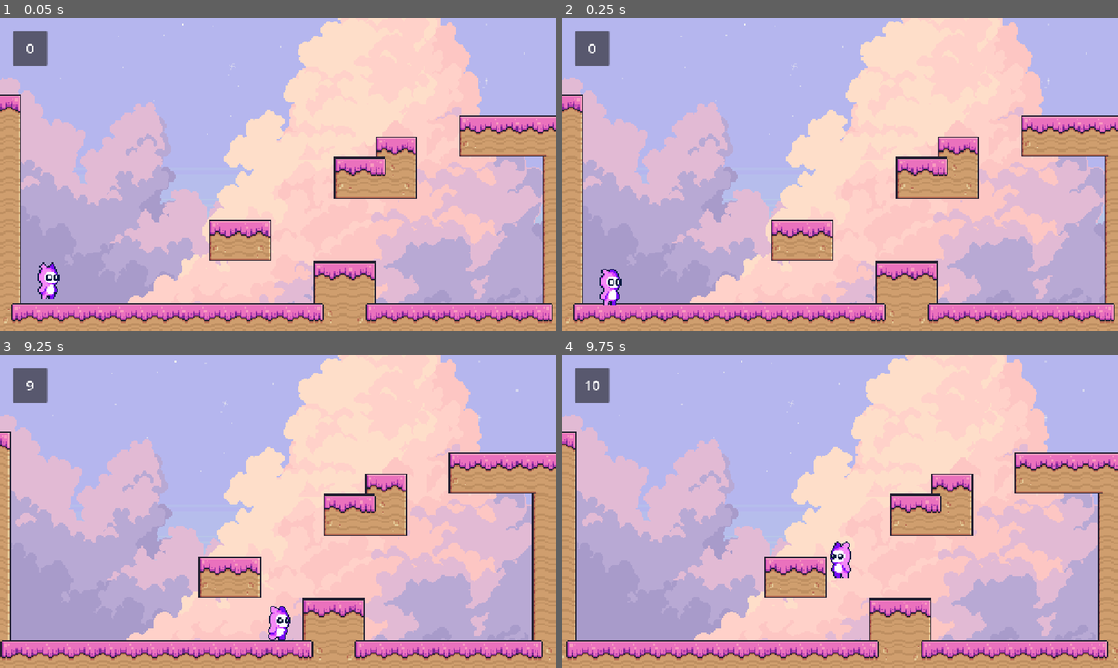
Above: before the commit, frames 1-4 (two rows, left to right).
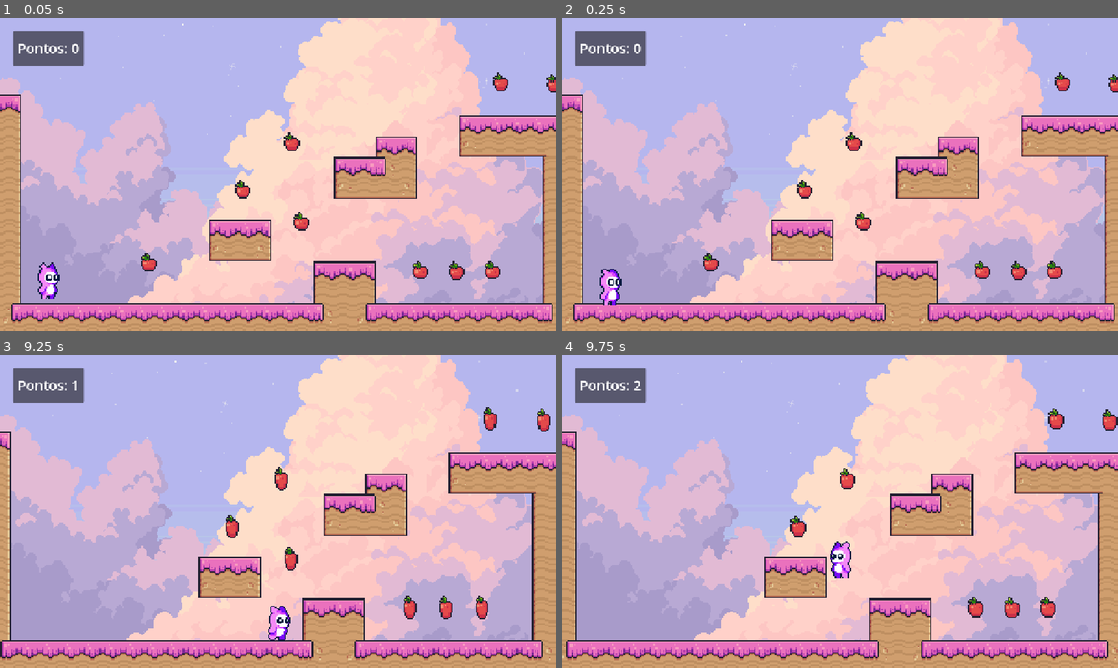
Above: after the commit, the same moments.

Repository: leticiavdtx/Projeto_Godot_LETICIA
Game: Godot game, scene res://scenes/main.tscn
Two runs of this game, one before a commit and one after it. Both use one fixed random seed, a clock stepped at 60 frames per second and the inputs below.
Inputs:
- Up to frame 1 (0.05 s): no input
- Up to frame 2 (0.25 s): no input
- Up to frame 3 (9.25 s): tap Enter (ui_accept) at 0.5 s; hold Space (pular) 0.53-1.28 s; hold Right (mover_direita) 0.53-2.03 s; tap Space (pular) at 1.35, 1.52, 1.82, 2.85, 3.02, 3.32, 4.35, 4.52, 4.82, 5.85, 6.02, 6.32, 7.35, 7.52, 7.82, 8.85, 9.02 s; hold Left (mover_esquerda) 2.03-2.78 s; hold Space (pular) 2.03-2.78 s; hold Right (mover_direita) 2.78-4.28 s; hold Space (pular) 3.53-4.28 s; hold Left (mover_esquerda) 4.28-5.03 s; hold Right (mover_direita) 5.03-5.78 s; hold Space (pular) 5.03-5.78 s; hold Left (mover_esquerda) 5.78-7.28 s; hold Space (pular) 6.53-7.28 s; hold Right (mover_direita) from 7.28 s (still down); hold Space (pular) 8.03-8.78 s
- Up to frame 4 (9.75 s): tap Space (pular) at 9.32 s; release Right (mover_direita) at 9.53 s; hold Left (mover_esquerda) from 9.53 s (still down); hold Space (pular) from 9.53 s (still down)

The runs differ from the first frame. In frame 1, 1.9% of the frame differs, in the area x 3-100%, y 4-84%; in frame 2, 1.8%; in frame 3, 1.9%, in the area x 3-99%, y 4-85%; in frame 4, 1.8%.

Commit message:
Adicionar coletaveis

Diff:
--- /dev/null
+++ b/scenes/fruta.tscn
@@ -0,0 +1,146 @@
+[gd_scene format=3 uid="uid://uni4w0dkxx5w"]
+
+[ext_resource type="Script" uid="uid://dxiq8qtgef6ah" path="res://scripts/fruta.gd" id="1_kp0qs"]
+[ext_resource type="Texture2D" uid="uid://mltdqfwekfhq" path="res://items/Apple.png" id="2_vfuih"]
+
+[sub_resource type="CircleShape2D" id="CircleShape2D_gsr7l"]
+radius = 30.0
+
+[sub_resource type="AtlasTexture" id="AtlasTexture_goabj"]
+atlas = ExtResource("2_vfuih")
+region = Rect2(0, 0, 32, 32)
+
+[sub_resource type="AtlasTexture" id="AtlasTexture_w66rb"]
+atlas = ExtResource("2_vfuih")
+region = Rect2(32, 0, 32, 32)
+
+[sub_resource type="AtlasTexture" id="AtlasTexture_dcwyl"]
+atlas = ExtResource("2_vfuih")
+region = Rect2(64, 0, 32, 32)
+
+[sub_resource type="AtlasTexture" id="AtlasTexture_qjucx"]
+atlas = ExtResource("2_vfuih")
+region = Rect2(96, 0, 32, 32)
+
+[sub_resource type="AtlasTexture" id="AtlasTexture_58pob"]
+atlas = ExtResource("2_vfuih")
+region = Rect2(128, 0, 32, 32)
+
+[sub_resource type="AtlasTexture" id="AtlasTexture_hkn5d"]
+atlas = ExtResource("2_vfuih")
+region = Rect2(160, 0, 32, 32)
+
+[sub_resource type="AtlasTexture" id="AtlasTexture_yhdff"]
+atlas = ExtResource("2_vfuih")
+region = Rect2(192, 0, 32, 32)
+
+[sub_resource type="AtlasTexture" id="AtlasTexture_jpfjx"]
+atlas = ExtResource("2_vfuih")
+region = Rect2(224, 0, 32, 32)
+
+[sub_resource type="AtlasTexture" id="AtlasTexture_6fara"]
+atlas = ExtResource("2_vfuih")
+region = Rect2(256, 0, 32, 32)
+
+[sub_resource type="AtlasTexture" id="AtlasTexture_dqo0t"]
+atlas = ExtResource("2_vfuih")
+region = Rect2(288, 0, 32, 32)
+
+[sub_resource type="AtlasTexture" id="AtlasTexture_37e33"]
+atlas = ExtResource("2_vfuih")
+region = Rect2(320, 0, 32, 32)
+
+[sub_resource type="AtlasTexture" id="AtlasTexture_362pf"]
+atlas = ExtResource("2_vfuih")
+region = Rect2(352, 0, 32, 32)
+
+[sub_resource type="AtlasTexture" id="AtlasTexture_jby88"]
+atlas = ExtResource("2_vfuih")
+region = Rect2(384, 0, 32, 32)
+
+[sub_resource type="AtlasTexture" id="AtlasTexture_vdsh0"]
+atlas = ExtResource("2_vfuih")
+region = Rect2(416, 0, 32, 32)
+
+[sub_resource type="AtlasTexture" id="AtlasTexture_rc74c"]
+atlas = ExtResource("2_vfuih")
+region = Rect2(448, 0, 32, 32)
+
+[sub_resource type="AtlasTexture" id="AtlasTexture_6yk8u"]
+atlas = ExtResource("2_vfuih")
+region = Rect2(480, 0, 32, 32)
+
+[sub_resource type="AtlasTexture" id="AtlasTexture_8qyyl"]
+atlas = ExtResource("2_vfuih")
+region = Rect2(512, 0, 32, 32)
+
+[sub_resource type="SpriteFrames" id="SpriteFrames_gsr7l"]
+animations = [{
+"frames": [{
+"duration": 1.0,
+"texture": SubResource("AtlasTexture_goabj")
+}, {
+"duration": 1.0,
+"texture": SubResource("AtlasTexture_w66rb")
+}, {
+"duration": 1.0,
+"texture": SubResource("AtlasTexture_dcwyl")
+}, {
+"duration": 1.0,
+"texture": SubResource("AtlasTexture_qjucx")
+}, {
+"duration": 1.0,
+"texture": SubResource("AtlasTexture_58pob")
+}, {
+"duration": 1.0,
+"texture": SubResource("AtlasTexture_hkn5d")
+}, {
+"duration": 1.0,
+"texture": SubResource("AtlasTexture_yhdff")
+}, {
+"duration": 1.0,
+"texture": SubResource("AtlasTexture_jpfjx")
+}, {
+"duration": 1.0,
+"texture": SubResource("AtlasTexture_6fara")
+}, {
+"duration": 1.0,
+"texture": SubResource("AtlasTexture_dqo0t")
+}, {
+"duration": 1.0,
+"texture": SubResource("AtlasTexture_37e33")
+}, {
+"duration": 1.0,
+"texture": SubResource("AtlasTexture_362pf")
+}, {
+"duration": 1.0,
+"texture": SubResource("AtlasTexture_jby88")
+}, {
+"duration": 1.0,
+"texture": SubResource("AtlasTexture_vdsh0")
+}, {
+"duration": 1.0,
+"texture": SubResource("AtlasTexture_rc74c")
+}, {
+"duration": 1.0,
+"texture": SubResource("AtlasTexture_6yk8u")
+}, {
+"duration": 1.0,
+"texture": SubResource("AtlasTexture_8qyyl")
+}],
+"loop": 1,
+"name": &"default",
+"speed": 8.0
+}]
+
+[node name="Fruta" type="Area2D" unique_id=1704594298]
+script = ExtResource("1_kp0qs")
+
+[node name="CollisionShape2D" type="CollisionShape2D" parent="." unique_id=2003302983]
+shape = SubResource("CircleShape2D_gsr7l")
+
+[node name="AnimatedSprite2D" type="AnimatedSprite2D" parent="." unique_id=195944777]
+scale = Vector2(3, 3)
+sprite_frames = SubResource("SpriteFrames_gsr7l")
+autoplay = "default"
+frame_progress = 0.21413057
--- a/scenes/level1.tscn
+++ b/scenes/level1.tscn
@@ -9,6 +9,7 @@
 [ext_resource type="Texture2D" uid="uid://dx5i6op6w2mha" path="res://Background/1.png" id="6_6sh32"]
 [ext_resource type="Texture2D" uid="uid://0spb14821576" path="res://items/bandeira.png" id="8_bbk5w"]
 [ext_resource type="Script" uid="uid://c5i4iax377rsr" path="res://scripts/bandeira.gd" id="8_conm7"]
+[ext_resource type="PackedScene" uid="uid://uni4w0dkxx5w" path="res://scenes/fruta.tscn" id="10_d3jkd"]
 
 [sub_resource type="CompressedTexture2D" id="CompressedTexture2D_bbk5w"]
 
@@ -823,8 +824,61 @@
 unique_name_in_owner = true
 custom_minimum_size = Vector2(59, 0)
 layout_mode = 2
-text = "0"
+text = "Pontos: 0"
 label_settings = SubResource("LabelSettings_gsr7l")
 horizontal_alignment = 1
 
+[node name="Coletaveis" type="Node2D" parent="." unique_id=649806623]
+
+[node name="Fruta" parent="Coletaveis" unique_id=1704594298 instance=ExtResource("10_d3jkd")]
+position = Vector2(343, 488)
+
+[node name="Fruta2" parent="Coletaveis" unique_id=1957573394 instance=ExtResource("10_d3jkd")]
+position = Vector2(559, 320)
+
+[node name="Fruta3" parent="Coletaveis" unique_id=2054209422 instance=ExtResource("10_d3jkd")]
+position = Vector2(968, 506)
+
+[node name="Fruta4" parent="Coletaveis" unique_id=699599421 instance=ExtResource("10_d3jkd")]
+position = Vector2(1051, 507)
+
+[node name="Fruta5" parent="Coletaveis" unique_id=2007845584 instance=ExtResource("10_d3jkd")]
+position = Vector2(1134, 506)
+
+[node name="Fruta6" parent="Coletaveis" unique_id=664864966 instance=ExtResource("10_d3jkd")]
+position = Vector2(1153, 73)
+
+[node name="Fruta7" parent="Coletaveis" unique_id=762146120 instance=ExtResource("10_d3jkd")]
+position = Vector2(1276, 76)
+
+[node name="Fruta8" parent="Coletaveis" unique_id=364790668 instance=ExtResource("10_d3jkd")]
+position = Vector2(1390, 80)
+
+[node name="Fruta9" parent="Coletaveis" unique_id=2080546994 instance=ExtResource("10_d3jkd")]
+position = Vector2(2159, 425)
+
+[node name="Fruta10" parent="Coletaveis" unique_id=635598359 instance=ExtResource("10_d3jkd")]
+position = Vector2(2049, 425)
+
+[node name="Fruta11" parent="Coletaveis" unique_id=99555319 instance=ExtResource("10_d3jkd")]
+position = Vector2(1936, 428)
+
+[node name="Fruta12" parent="Coletaveis" unique_id=917091339 instance=ExtResource("10_d3jkd")]
+position = Vector2(1700, 53)
+
+[node name="Fruta13" parent="Coletaveis" unique_id=1644665081 instance=ExtResource("10_d3jkd")]
+position = Vector2(1946, 51)
+
+[node name="Fruta14" parent="Coletaveis" unique_id=866797765 instance=ExtResource("10_d3jkd")]
+position = Vector2(2189, 47)
+
+[node name="Fruta15" parent="Coletaveis" unique_id=175242463 instance=ExtResource("10_d3jkd")]
+position = Vector2(2697, -7)
+
+[node name="Fruta16" parent="Coletaveis" unique_id=1955034371 instance=ExtResource("10_d3jkd")]
+position = Vector2(672, 211)
+
+[node name="Fruta17" parent="Coletaveis" unique_id=399574086 instance=ExtResource("10_d3jkd")]
+position = Vector2(694, 394)
+
 [connection signal="body_entered" from="Bandeira" to="Bandeira" method="_on_body_entered"]
--- a/scenes/player.tscn
+++ b/scenes/player.tscn
@@ -275,7 +275,6 @@
 position = Vector2(0, -2)
 scale = Vector2(0.96875, 1)
 sprite_frames = SubResource("SpriteFrames_kao6y")
-animation = &"idle"
 autoplay = "default"
 
 [node name="CollisionShape2D" type="CollisionShape2D" parent="." unique_id=694712912]
--- /dev/null
+++ b/scripts/fruta.gd
@@ -0,0 +1,10 @@
+extends Area2D
+
+func _ready():
+	body_entered.connect(_on_body_entered)
+
+func _on_body_entered(body):
+
+	if body.is_in_group("player"):
+		body.aumentar_pontos()
+		queue_free()
--- a/scripts/player.gd
+++ b/scripts/player.gd
@@ -39,6 +39,7 @@
 		animated_sprite_2d.flip_h = true
 
 
+
 # Forma n.2 de captar inputs: função _input.
 # Esta função é chamada sempre que um botão é pressionado.
 # Nesse caso, é mais simples que o pulo seja feito aqui.
@@ -47,5 +48,8 @@
 	if event.is_action_pressed("pular"):
 		if is_on_floor():
 			velocity.y = -PULO
-			pontos = pontos + 1
-			%Pontos.text = str(pontos)
+
+
+func aumentar_pontos():
+	pontos = pontos + 1
+	%Pontos.text = "Pontos: "+str(pontos)
Binary file added: items/Apple.png
Not shown, added: items/Apple.png.import
Not shown, added: scripts/fruta.gd.uid
